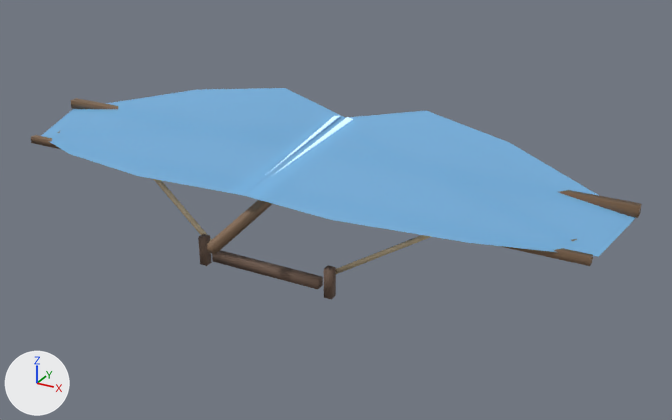
The glTF model assets/models/player/glider.gltf as it was, and as the next commit left it.
Camera for both pictures: a 50 mm camera at (3.26, -5.32, 2.4) aimed at (0.31, 0.05, -0.28). Lighting does not change. The marker at lower left points along +X, +Y and +Z. The first picture is the older version. Where no turn or scale is listed for an object, it has been applied to the vertices.

Names of what the first picture shows: 'Nau Glider Center Keel', 'Nau Glider Handle Bar', 'Nau Glider Leading Spar', 'Nau Glider Left Cloth Panel', 'Nau Glider Left Grip', 'Nau Glider Left Tether', 'Nau Glider Rear Spar', 'Nau Glider Right Cloth Panel', 'Nau Glider Right Grip', 'Nau Glider Right Tether' and 2 more.
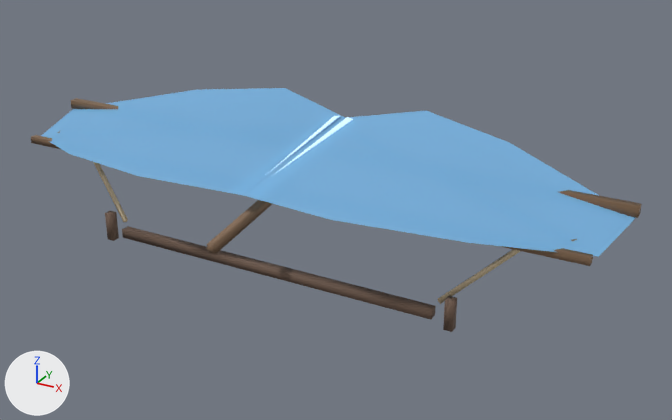
Commit message: Regenerate glider grip asset

Edits to the bpy script that builds the scene:
```text
Change me_nau_glider_left_tether:
    remove me_nau_glider_left_tether.from_pydata(...)  # 8 vertices, 12 faces; spans x -1.43..-0.49, y -0.395..-0.135, z -0.562..-0.008
    add me_nau_glider_left_tether.from_pydata(...)  # 8 vertices, 12 faces; spans x -1.894..-1.286, y -0.396..-0.134, z -0.561..-0.009
    me_nau_glider_left_tether part 1
    me_nau_glider_left_tether.vertices[0].co: (-0.49, -0.368, -0.538) -> (-1.286, -0.37, -0.539)  # not seen -> pixel (127, 219)
    me_nau_glider_left_tether.vertices[1].co: (-0.497, -0.395, -0.538) -> (-1.297, -0.396, -0.539)  # not seen -> pixel (124, 220)
    me_nau_glider_left_tether.vertices[2].co: (-0.51, -0.392, -0.562) -> (-1.314, -0.39, -0.561)  # not seen -> pixel (123, 222)
    me_nau_glider_left_tether.vertices[3].co: (-0.503, -0.365, -0.562) -> (-1.303, -0.364, -0.561)  # not seen -> pixel (127, 221)
    me_nau_glider_left_tether.vertices[4].co: (-1.41, -0.138, -0.008) -> (-1.866, -0.14, -0.009)
    me_nau_glider_left_tether.vertices[5].co: (-1.417, -0.165, -0.008) -> (-1.877, -0.166, -0.009)
    me_nau_glider_left_tether.vertices[6].co: (-1.43, -0.162, -0.032) -> (-1.894, -0.16, -0.031)
    me_nau_glider_left_tether.vertices[7].co: (-1.423, -0.135, -0.032) -> (-1.883, -0.134, -0.031)
Change me_nau_glider_right_tether:
    remove me_nau_glider_right_tether.from_pydata(...)  # 8 vertices, 12 faces; spans x 0.49..1.43, y -0.395..-0.135, z -0.562..-0.008
    add me_nau_glider_right_tether.from_pydata(...)  # 8 vertices, 12 faces; spans x 1.286..1.894, y -0.396..-0.134, z -0.561..-0.009
    me_nau_glider_right_tether part 2
    me_nau_glider_right_tether.vertices[0].co: (0.497, -0.395, -0.538) -> (1.297, -0.396, -0.539)  # not seen -> pixel (437, 300)
    me_nau_glider_right_tether.vertices[1].co: (0.49, -0.368, -0.538) -> (1.286, -0.37, -0.539)  # not seen -> pixel (437, 298)
    me_nau_glider_right_tether.vertices[2].co: (0.503, -0.365, -0.562) -> (1.303, -0.364, -0.561)
    me_nau_glider_right_tether.vertices[3].co: (0.51, -0.392, -0.562) -> (1.314, -0.39, -0.561)  # not seen -> pixel (440, 303)
    me_nau_glider_right_tether.vertices[4].co: (1.417, -0.165, -0.008) -> (1.877, -0.166, -0.009)
    me_nau_glider_right_tether.vertices[5].co: (1.41, -0.138, -0.008) -> (1.866, -0.14, -0.009)
    me_nau_glider_right_tether.vertices[6].co: (1.423, -0.135, -0.032) -> (1.883, -0.134, -0.031)
    me_nau_glider_right_tether.vertices[7].co: (1.43, -0.162, -0.032) -> (1.894, -0.16, -0.031)
Change me_nau_glider_handle_bar:
    remove me_nau_glider_handle_bar.from_pydata(...)  # 8 vertices, 12 faces; spans x -0.44..0.44, y -0.454..-0.386, z -0.654..-0.586
    add me_nau_glider_handle_bar.from_pydata(...)  # 8 vertices, 12 faces; spans x -1.28..1.28, y -0.454..-0.386, z -0.654..-0.586
    me_nau_glider_handle_bar part 3: the whole mesh is scaled about its middle by (2.91, 1, 1)
Change me_nau_glider_left_grip:
    remove me_nau_glider_left_grip.from_pydata(...)  # 8 vertices, 12 faces; spans x -0.55..-0.49, y -0.46..-0.4, z -0.7..-0.48
    add me_nau_glider_left_grip.from_pydata(...)  # 8 vertices, 12 faces; spans x -1.43..-1.37, y -0.46..-0.4, z -0.7..-0.48
    me_nau_glider_left_grip part 4: the whole mesh is moved by (-0.88, 0.0, 0.0)
Change me_nau_glider_right_grip:
    remove me_nau_glider_right_grip.from_pydata(...)  # 8 vertices, 12 faces; spans x 0.49..0.55, y -0.46..-0.4, z -0.7..-0.48
    add me_nau_glider_right_grip.from_pydata(...)  # 8 vertices, 12 faces; spans x 1.37..1.43, y -0.46..-0.4, z -0.7..-0.48
    me_nau_glider_right_grip part 5: the whole mesh is moved by (0.88, 0.0, 0.0)
```

Boxes (x1, y1, x2, y2) around the edits, measured in the pictures (672 x 420 px):
'Nau Glider Handle Bar', rescaled (181% wider, 138% taller)
    before: (212, 250, 323, 289)
    after: (122, 226, 436, 320)
'Nau Glider Right Tether', reshaped
    before: (336, 235, 431, 274)
    after: (438, 249, 520, 304)
'Nau Glider Right Grip', moved
    before: (324, 265, 336, 300)
    after: (443, 296, 457, 332)
'Nau Glider Left Tether', reshaped
    before: (154, 179, 212, 241)
    after: (93, 162, 128, 222)
'Nau Glider Left Grip', moved
    before: (198, 234, 212, 266)
    after: (105, 211, 119, 241)
